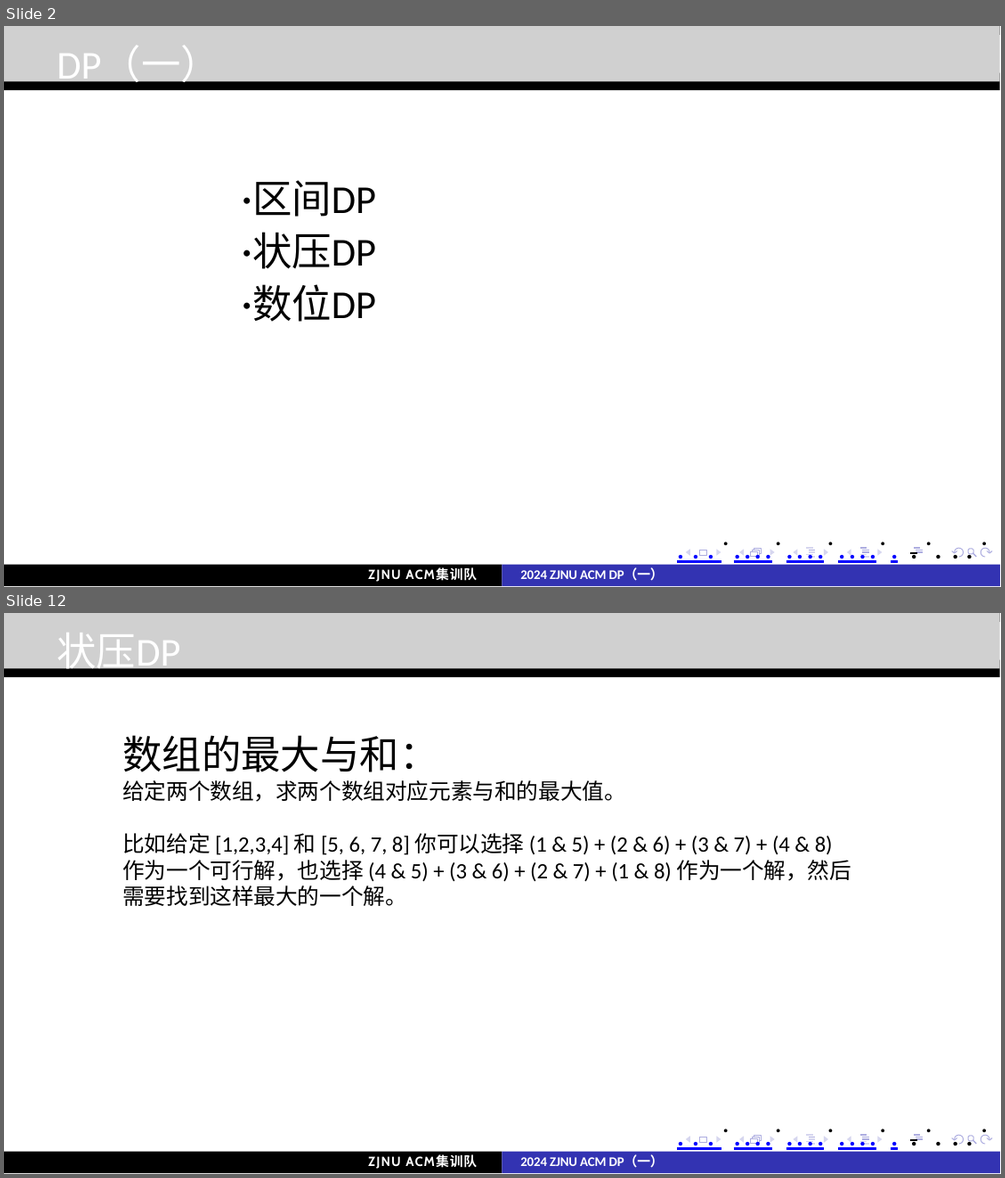
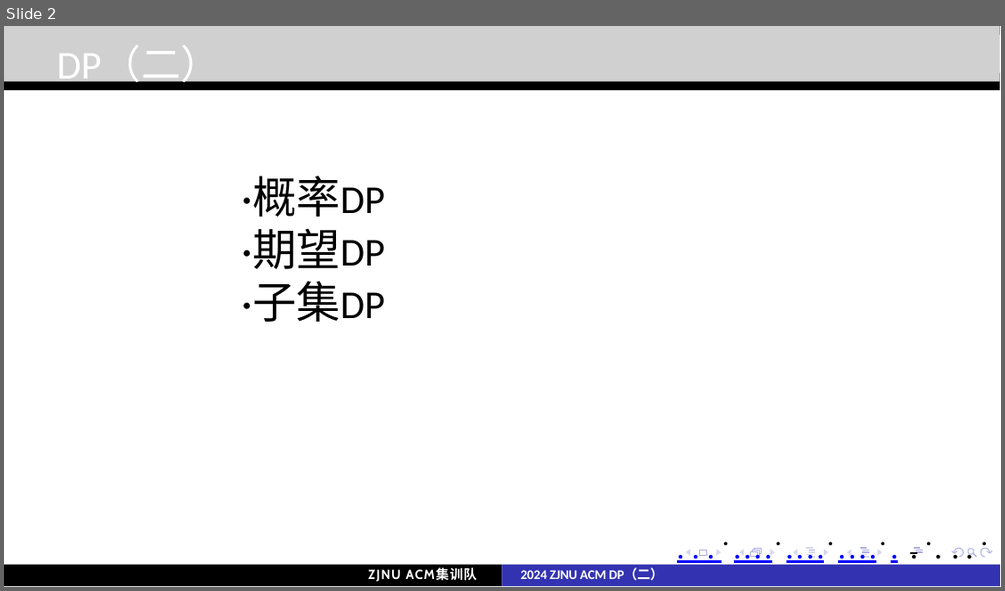
Before and after one commit to john1234567891011121314/moban, a slide deck: acm/讲课·dp/DP（二）.pptx. Shown one above the other, each under a label of ours: slides 2 and 12 before the commit, slide 2 after it; the slides between them are not shown. The pictures are 1005x1178 and 1005x591 pixels, drawn with LibreOffice and Linux fonts; fonts in the diff are those of the drawing; grey boxes stand for pictures. Boxes give left, top, right and bottom in pixels: in the first picture for what was removed or moved away, otherwise in the second. Text is boxed around its words. In the diff, an @@ line names an element or a change of style, - is before the commit and + after.

```diff
--- a/acm/讲课·dp/DP（二）.pptx
+++ b/acm/讲课·dp/DP（二）.pptx
@@ slide 12 removed at box(4, 613, 1001, 1174), background #FFFFFF; not listed: 30 template elements that a slide beside it also shows @@
@@ picture removed at box(4, 613, 999, 668) @@
@@ text removed at box(57, 633, 180, 675) @@
-状压DP
@@ text removed at box(122, 735, 851, 906) @@
-数组的最大与和：
-给定两个数组，求两个数组对应元素与和的最大值。
-比如给定 [1,2,3,4] 和 [5, 6, 7, 8] 你可以选择 (1 & 5) + (2 & 6) + (3 & 7) + (4 & 8)
-作为一个可行解，也选择 (4 & 5) + (3 & 6) + (2 & 7) + (1 & 8) 作为一个解，然后需要找到这样最大的一个解。
@@ freeform shape removed at box(4, 1151, 502, 1174) @@
@@ text removed at box(368, 1154, 477, 1168) @@
-ZJNU ACM集训队
@@ freeform shape removed at box(502, 1151, 999, 1174) @@
@@ text removed at box(520, 1154, 663, 1167) @@
-. . . ................. . .. . . .
-2024 ZJNU ACM DP（一）
@@ slide 2 changed as well @@
@@ text at box(57, 46, 219, 88): text changed @@
-DP（一）
+DP（二）
@@ text at box(242, 176, 385, 321): text changed; size 18 to 20 pt @@
-·区间DP
-·状压DP
-·数位DP
+·概率DP
+·期望DP
+·子集DP
@@ text at box(520, 567, 663, 580): text changed @@
-2024 ZJNU ACM DP（一）
+2024 ZJNU ACM DP（二）
```
Also in this commit, not shown: 3 other slides changed, 5 slides added, 12 other slides removed, 1 other file.
